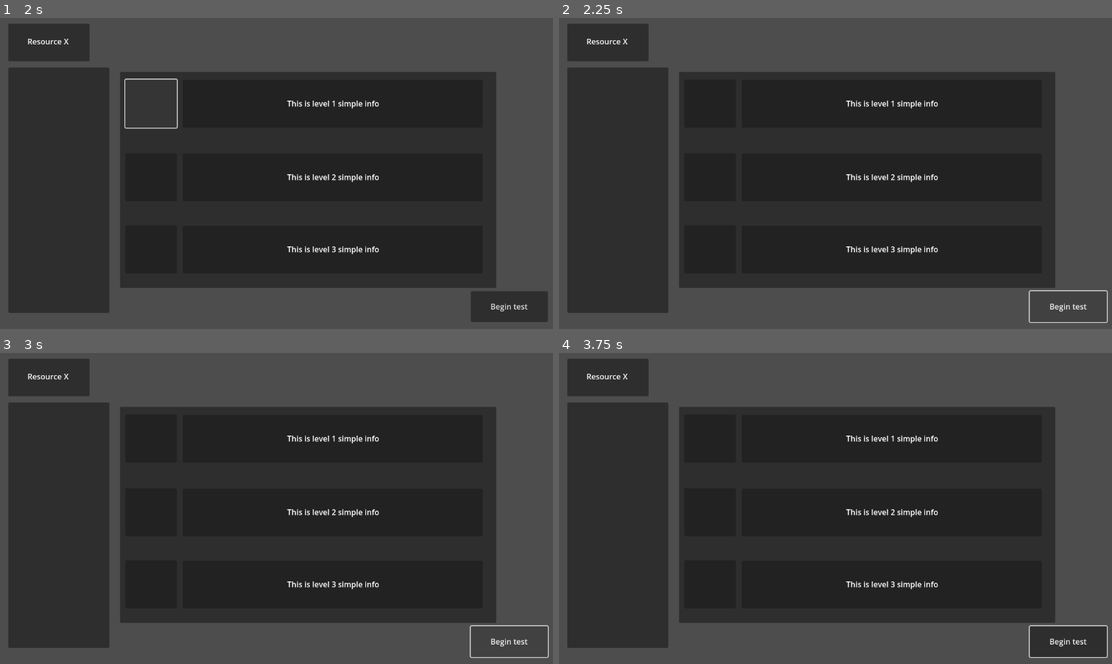
Above: before the commit, frames 1-4 (two rows, left to right).
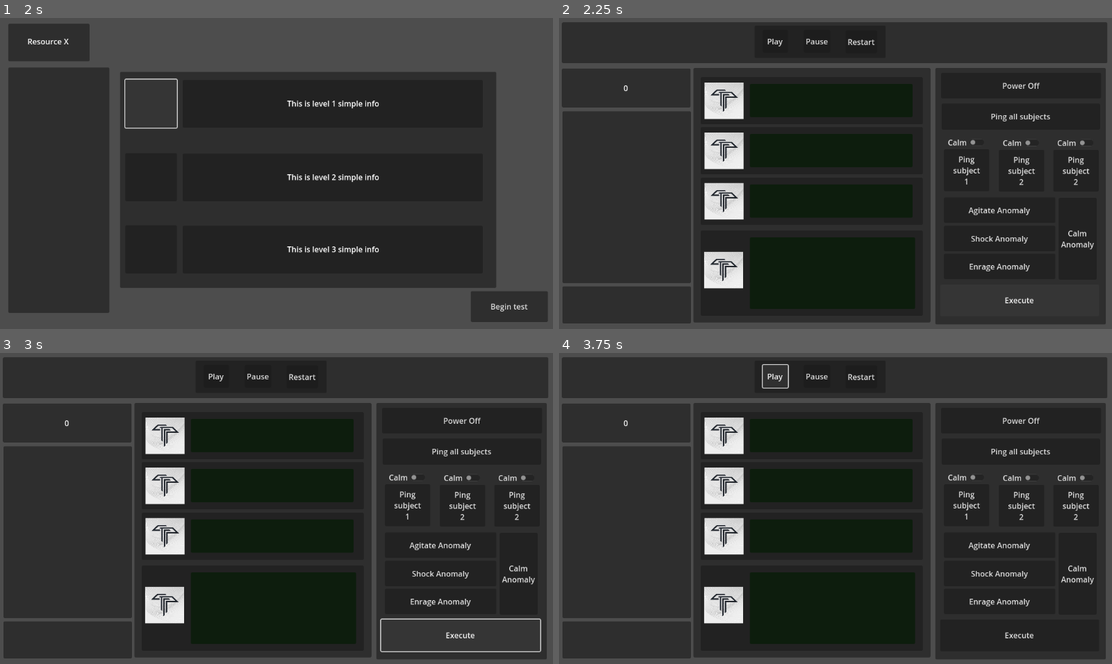
Above: after the commit, the same moments.

Repository: andrewpressman/MonsterManagement
Game: Godot game, scene res://Level Select/Level Select Screen.tscn
The game is run twice, just before and just after one commit, with the same random seed, the same clock (stepped at 60 frames per second) and the same inputs. Sound files missing from this copy of the repository are replaced by a short silence.
Inputs (mouse positions are in pixels of both pictures, inside the frame that each line leads up to):
- Up to frame 1 (2 s): click (149, 105) at 0.5 s; click (149, 105) at 1.25 s
- Up to frame 2 (2.25 s): click "Begin test" at 2 s
- Up to frame 3 (3 s): click (508, 642) at 2.75 s, where only the run before the commit has a clickable "Begin test"
- Up to frame 4 (3.75 s): click (774, 377) at 3.5 s, where only the run after the commit has a clickable "Play"

Frame 1 is identical in both runs. In frame 2, 38% of the frame differs, in the area x 0-100%, y 1-99%; in frame 3, 38%; in frame 4, 39%.

Commit message:
added global variable integration

Diff:
--- a/Character.gd
+++ b/Character.gd
@@ -3,18 +3,30 @@
 # Reference to the Character Panel node
 var characterPanel: Panel
 
+var MinState : int
+var YellowThreshold : int
+var RedThreshold : int
+var MaxState : int
+
 # Called when the node enters the scene tree for the first time.
 func _ready():
+	MinState= GlobalVariables.MinState
+	YellowThreshold= GlobalVariables.YellowThreshold
+	RedThreshold= GlobalVariables.RedThreshold
+	MaxState= GlobalVariables.MaxState
 	characterPanel = $Status
 
 # Function to update the color of the character panel
 func update_panel_color(character_value: int):
-	if character_value >= 9:
-		characterPanel.modulate =  Color(0, 0, 0) # Black
-		#character is dead
-	elif character_value >= 6:
+	if characterPanel == null:
+		print("Character Panel node not assigned!")
+		return
+
+	if character_value >= MaxState:
+		characterPanel.modulate =  Color(0, 0, 0) # Black, character is dead
+	elif character_value >= RedThreshold:
 		characterPanel.modulate = Color(1, 0, 0) # Red
-	elif character_value >= 3:
+	elif character_value >= YellowThreshold:
 		characterPanel.modulate = Color(1, 1, 0) # Yellow
-	elif character_value >= 0:
-		characterPanel.modulate = Color(0,1,0) # green
+	elif character_value >= MinState:
+		characterPanel.modulate = Color(0, 1, 0) # green
--- a/Clock.gd
+++ b/Clock.gd
@@ -1,10 +1,17 @@
 extends Timer
 
 var GameController: Node2D
+var GreenRate : int
+var YellowRate : int
+var RedRate : int
+
 
 # Called when the node enters the scene tree for the first time.
 func _ready():
-	GameController = get_parent()
+	#declare global variables
+	GreenRate = GlobalVariables.GreenRate
+	YellowRate = GlobalVariables.YellowRate
+	RedRate = GlobalVariables.RedRate
 
 func _on_timer_timeout():
 	# Generate a random number between 1 and 100
@@ -13,17 +20,17 @@
 
 	match CharacterTrack:
 		1:
-			GameController.UpdateStatus(1,0,0,0)
+			GameController.UpdateStatus(GreenRate,0,0,0)
 		2:
-			GameController.UpdateStatus(0,1,0,0)
+			GameController.UpdateStatus(0,GreenRate,0,0)
 		3:
-			GameController.UpdateStatus(0,0,1,0)
+			GameController.UpdateStatus(0,0,GreenRate,0)
 
 	match MonsterTrack:
 		1:
-			GameController.UpdateStatus(0,0,0,1)
+			GameController.UpdateStatus(0,0,0,GreenRate)
 		4:
-			GameController.UpdateStatus(0,0,0,4)
+			GameController.UpdateStatus(0,0,0,GreenRate * 2)
 
 func Start():
 	start()
--- a/GameController.gd
+++ b/GameController.gd
@@ -1,13 +1,21 @@
 extends Node2D
 
 #goals: Keep characters in Scared State, Don't let Monster Escape
+var MinState : int
+var YellowThreshold : int
+var RedThreshold : int
+var MaxState : int
 
-# 1- calm, 2-scared, 3-panic 4-dead
+var GreenRate : int
+var YellowRate : int
+var RedRate : int
+
+# calm, scared, panic dead
 var Character1 : int
 var Character2 : int
 var Character3 : int
 
-# 1- inactive, 2-active, 3-angry, 4-escaped
+# inactive, active, angry, escaped
 var Monster : int
 
 # Get references to character and monster nodes in the HealthMonitor panel
@@ -44,11 +52,20 @@
 	FinalScore = $Menu/MenuBox/FinalScore
 	FinalScore.hide()
 
+	#declare global variables
+	MinState = GlobalVariables.MinState
+	YellowThreshold = GlobalVariables.MinState
+	RedThreshold = GlobalVariables.MinState
+	MaxState = GlobalVariables.MinState
+	GreenRate = GlobalVariables.MinState
+	YellowRate = GlobalVariables.MinState
+	RedRate = GlobalVariables.MinState
+
 	# TEMP
-	Character1 = 0
-	Character2 = 0
-	Character3 = 0
-	Monster = 0
+	Character1 = MinState
+	Character2 = MinState
+	Character3 = MinState
+	Monster = MinState
 
 	#Scoreboard
 	Score = 0
@@ -62,24 +79,24 @@
 	monster_node.update_panel_color(Monster)
 
 func clamp_values():
-	if Character1 < 0:
-		Character1 = 0
-	if Character2 < 0:
-		Character2 = 0
-	if Character3 < 0:
-		Character3 = 0
-	if Monster < 0:
-		Monster = 0
+	if Character1 < MinState:
+		Character1 = MinState
+	if Character2 < MinState:
+		Character2 = MinState
+	if Character3 < MinState:
+		Character3 = MinState
+	if Monster < MinState:
+		Monster = MinState
 
-	#Temp DeadCheck
-	if Character1 >= 9:
-		Character1 = 100
-	if Character2 >= 9:
-		Character2 = 100
-	if Character3 >= 9:
-		Character3 = 100
-	if Monster >= 9:
-		Monster = 100
+	#Temp DeadCheck (eventually not needed)
+	if Character1 >= MaxState:
+		Character1 = MaxState * 100
+	if Character2 >= MaxState:
+		Character2 = MaxState * 100
+	if Character3 >= MaxState:
+		Character3 = MaxState * 100
+	if Monster >= MaxState:
+		Monster = MaxState * 100
 
 func UpdateStatus(char1:int, char2:int, char3:int, monster:int):
 	Character1 += char1
@@ -113,7 +130,7 @@
 	Menu_Node.hide()
 
 func UpdateScore():
-	if (Character1 >= 9 && Character2 >= 9 && Character3 >= 9) || Monster >= 9:
+	if (Character1 >= MaxState && Character2 >= MaxState && Character3 >= MaxState) || Monster >= MaxState:
 		FinalScore.text = "Final Score: " + str(Score)
 		EndGame()
 	else:
@@ -122,21 +139,17 @@
 	ScoreTag.text = str(Score)
 
 func CalcScore(value:int):
-	if value >= 8:
-		return 3
-	elif value >= 6:
-		return 2
-	elif value >= 3:
-		return 1
-	elif value >= 0:
-		return 0
+	if value >= RedThreshold:
+		return 10
+	elif value >= YellowThreshold:
+		return 5
 
 func Reset():
-	Character1 = 0
-	Character2 = 0
-	Character3 = 0
-	Monster = 0
-	UpdateStatus(0,0,0,0)
+	Character1 = MinState
+	Character2 = MinState
+	Character3 = MinState
+	Monster = MinState
+	UpdateStatus(MinState,MinState,MinState,MinState)
 
 func EndGame():
 	Menu_Node.show()
--- a/Level Select/LevelSelector.gd
+++ b/Level Select/LevelSelector.gd
@@ -66,9 +66,9 @@
 
 	if selectedButton == Level3Button:
 		pass
-
 	# Reset the button selection
 	unselectButtions(true)
+	StartGame()
 
 func showBig(button : int):
 	ShowHideSmall(true)
@@ -103,4 +103,4 @@
 
 func StartGame():
 	#pass in parameters for game
-	get_tree().change_scene_to_file("res://Level Select/Level Select Screen.tscn")
+	get_tree().change_scene_to_file("res://Game Screen.tscn")
--- /dev/null
+++ b/global_variables.gd
@@ -0,0 +1,10 @@
+extends Node
+
+var MinState : int = 0
+var YellowThreshold : int = 30
+var RedThreshold : int = 60
+var MaxState : int = 90
+
+var GreenRate : int = 10
+var YellowRate : int = 0
+var RedRate : int = 0
--- a/project.godot
+++ b/project.godot
@@ -14,3 +14,7 @@
 run/main_scene="res://Level Select/Level Select Screen.tscn"
 config/features=PackedStringArray("4.1", "Forward Plus")
 config/icon="res://icon.svg"
+
+[autoload]
+
+GlobalVariables="*res://global_variables.gd"
